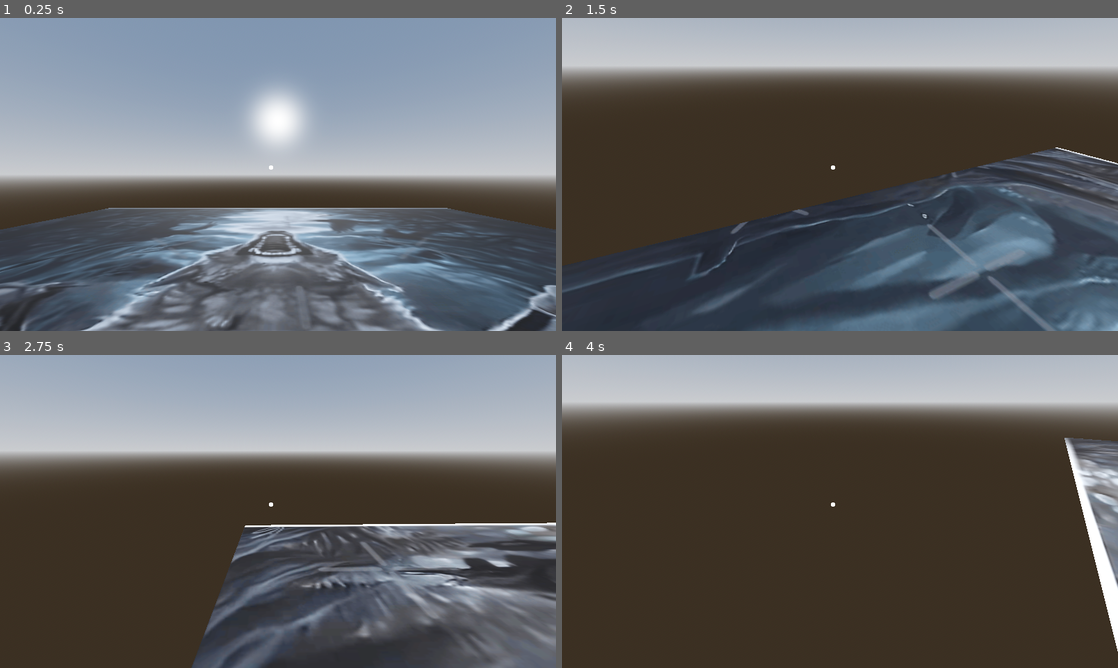
Above: before the commit, frames 1-4 (two rows, left to right).
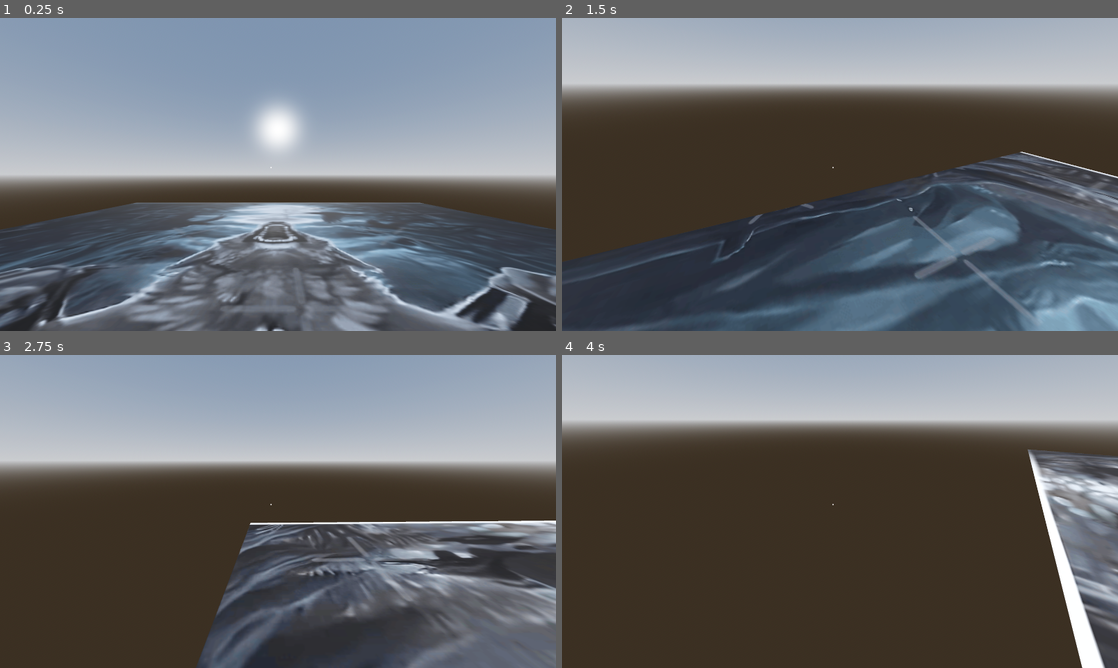
Above: after the commit, the same moments.

Repository: Octoan1/Respawn-Game-Jam-2025
Game: Godot game, scene res://scenes/main.tscn
Two runs of this game, one before a commit and one after it. Both use one fixed random seed, a clock stepped at 60 frames per second and the inputs below.
Inputs (mouse positions are in pixels of both pictures, inside the frame that each line leads up to):
- Up to frame 1 (0.25 s): no input
- Up to frame 2 (1.5 s): move the mouse to (962, 158) at 0.52 s; hold D (move_right) 0.53-1.28 s; click (962, 158) at 0.67 s; tap Space (jump) at 0.77 s; move the mouse to (812, 174) at 1.27 s; hold W (move_forward) from 1.28 s (still down)
- Up to frame 3 (2.75 s): keep holding W (move_forward); tap Space (jump) at 1.52 s; move the mouse to (289, 505) at 2.02 s
- Up to frame 4 (4 s): keep holding W (move_forward); move the mouse to (834, 517) at 2.77 s; tap Space (jump) at 3.02, 3.77 s; move the mouse to (878, 514) at 3.52 s

The runs differ from the first frame. In frame 1, 20% of the frame differs, in the area x 0-100%, y 21-100%; in frame 2, 27%, in the area x 0-100%, y 16-100%; in frame 3, 20%; in frame 4, 18%.

Commit message:
fix crosshair

Diff:
--- a/project.godot
+++ b/project.godot
@@ -51,4 +51,7 @@
 
 [rendering]
 
+textures/canvas_textures/default_texture_filter=0
+textures/canvas_textures/default_texture_repeat=1
+anti_aliasing/quality/msaa_3d=1
 environment/defaults/default_clear_color=Color(0.29589358, 0.3038667, 0.30493844, 1)
--- a/scenes/player/player.tscn
+++ b/scenes/player/player.tscn
@@ -22,6 +22,7 @@
 transform = Transform3D(1, 0, 0, 0, 1, 0, 0, 0, 1, 0, 0.5, 0)
 
 [node name="Camera3D" type="Camera3D" parent="Neck"]
+fov = 85.0
 
 [node name="Control" type="Control" parent="Neck/Camera3D"]
 layout_mode = 3
@@ -41,5 +42,6 @@
 mouse_filter = 2
 
 [node name="Sprite2D" type="Sprite2D" parent="Neck/Camera3D/Control"]
-scale = Vector2(0.1, 0.1)
+self_modulate = Color(1, 1, 1, 0.6666667)
+scale = Vector2(0.05, 0.05)
 texture = ExtResource("2_dovo2")
Binary file removed: assets/models/Obelisk.fbx
Not shown, removed: assets/models/Obelisk.fbx.import
